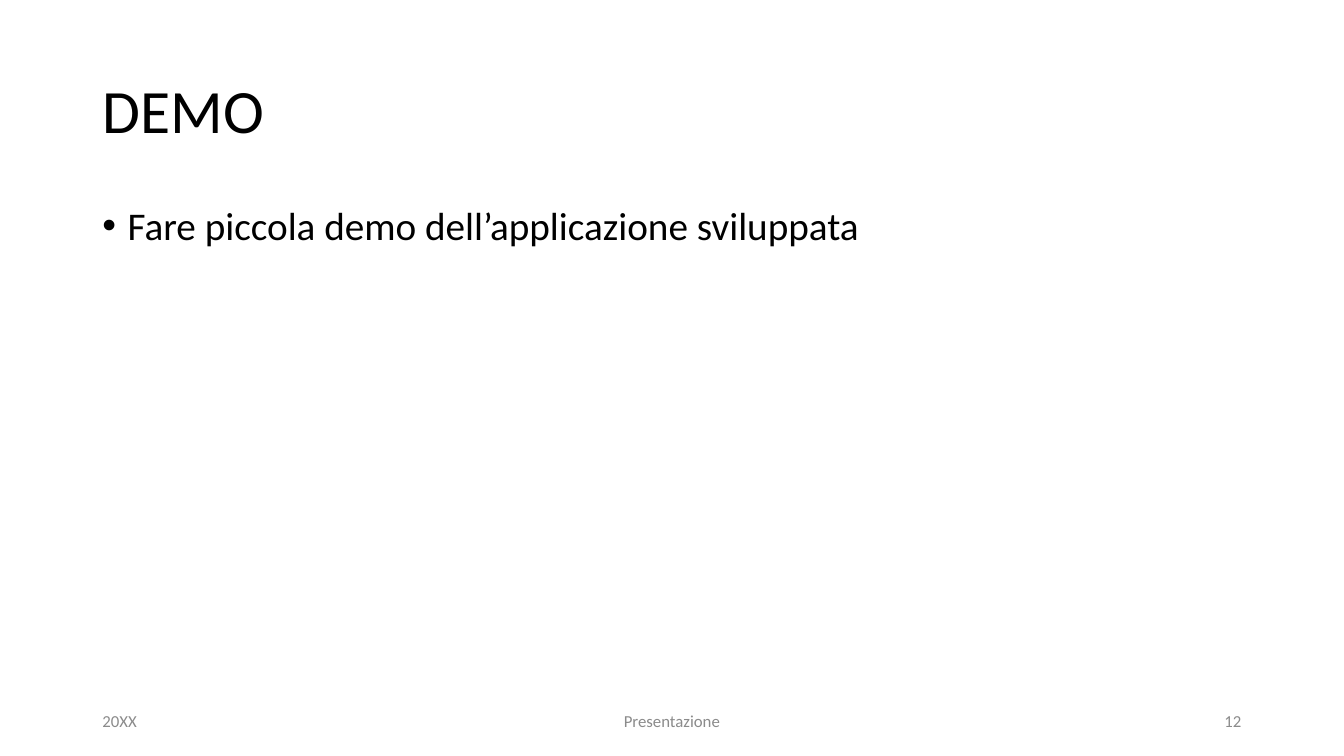
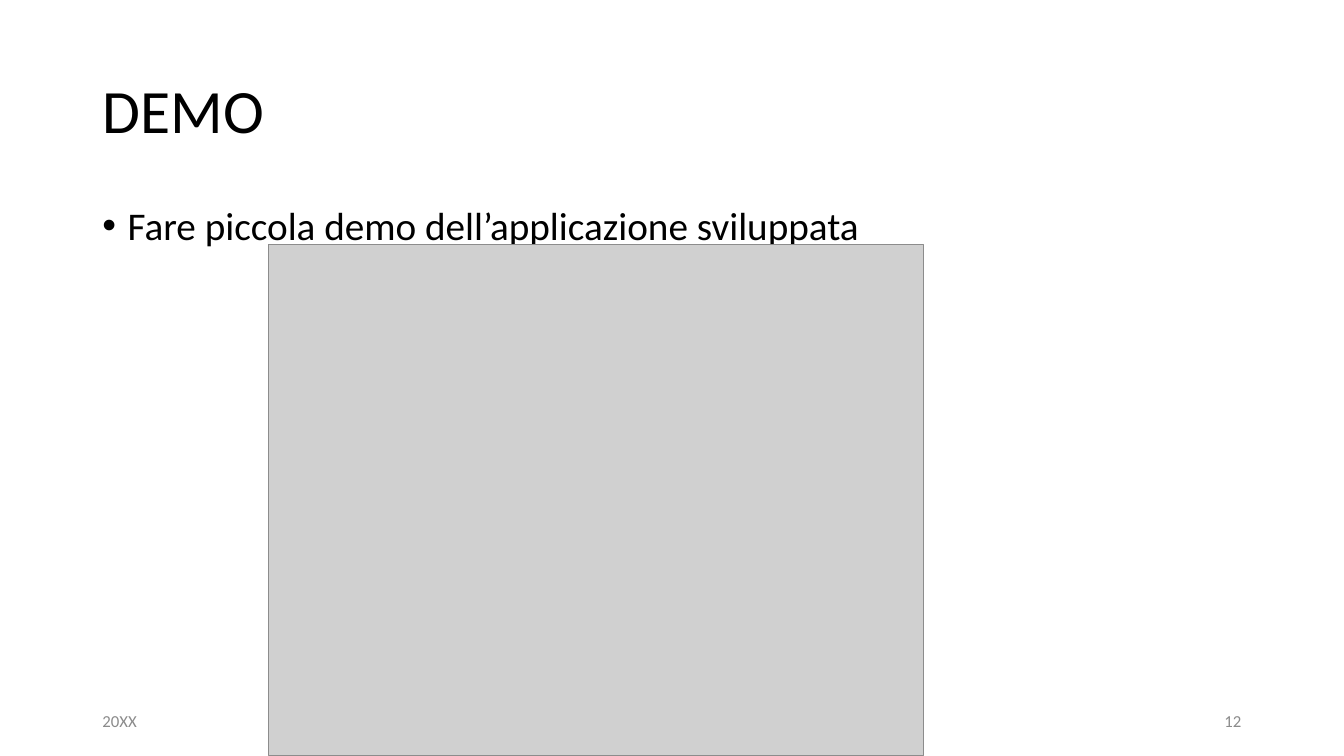
Before and after one commit to MatiasNegro/SteamDiscountAdviser, a slide deck: slide 12 of doc/presentation.pptx. Drawn at 1344x756 pixels with LibreOffice and Linux fonts; fonts in the diff are those of the drawing; grey boxes stand for pictures. Boxes give left, top, right and bottom in pixels: in the first picture for what was removed or moved away, otherwise in the second. Text is boxed around its words. In the diff, an @@ line names an element or a change of style, - is before the commit and + after.

```diff
--- a/doc/presentation.pptx
+++ b/doc/presentation.pptx
@@ picture added at [269,245,925,756] @@
@@ text removed at [624,715,720,727] @@
-Presentazione
```
Also in this commit, not shown: 11 other slides changed.
